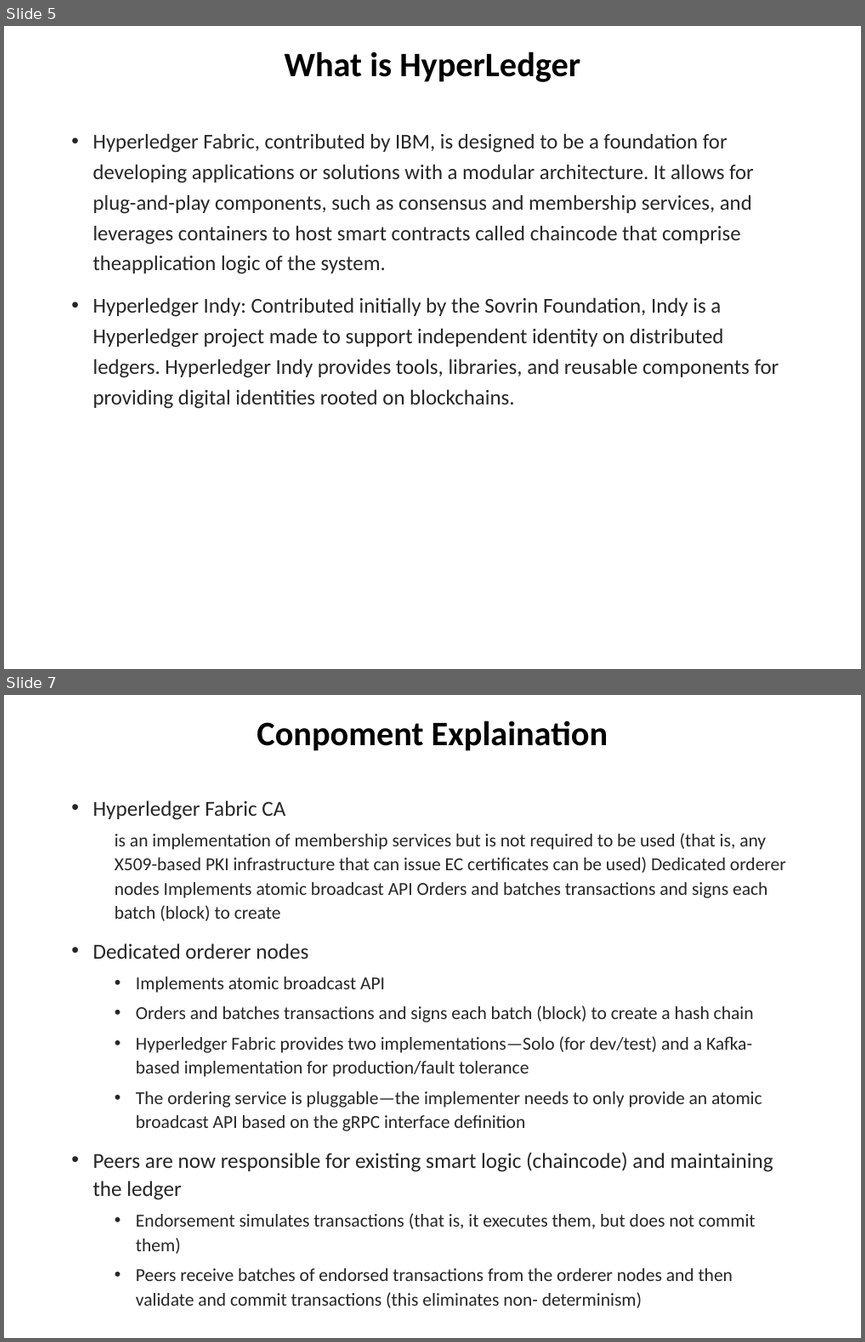
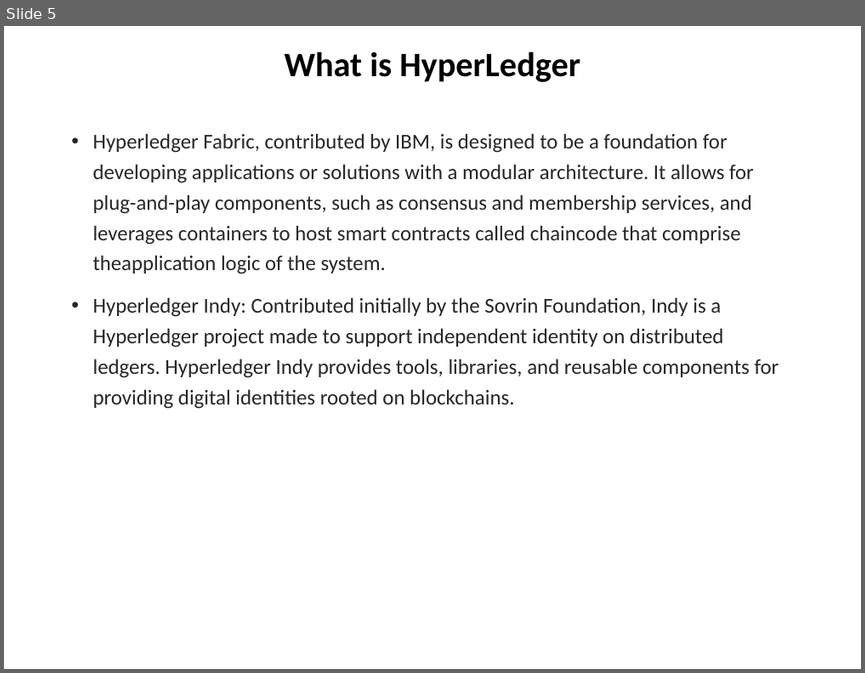
Before and after one commit to chuacw/SGUS-Slides, a slide deck: BCI - Day8 - Hyperledger 1 Intro.pptx. Shown one above the other, each under a label of ours: slides 5 and 7 before the commit, slide 5 after it; the slides between them are not shown. The pictures are 865x1342 and 865x673 pixels, drawn with LibreOffice and Linux fonts; fonts in the diff are those of the drawing. Boxes give left, top, right and bottom in pixels: in the first picture for what was removed or moved away, otherwise in the second. Text is boxed around its words. In the diff, an @@ line names an element or a change of style, - is before the commit and + after.

```diff
--- a/BCI - Day8 - Hyperledger 1 Intro.pptx
+++ b/BCI - Day8 - Hyperledger 1 Intro.pptx
@@ slide 7 removed at (x1=4, y1=695, x2=861, y2=1338), background #FFFFFF @@
@@ title removed at (x1=256, y1=721, x2=608, y2=751) @@
-Conpoment Explaination
@@ text removed at (x1=93, y1=800, x2=786, y2=1308) @@
-• Hyperledger Fabric CA
-  is an implementation of membership services but is not required to be used (that is, any X509-based PKI infrastructure that can issue EC certificates can be used) Dedicated orderer nodes Implements atomic broadcast API Orders and batches transactions and signs each batch (block) to create
-• Dedicated orderer nodes
-  • Implements atomic broadcast API
-  • Orders and batches transactions and signs each batch (block) to create a hash chain
-  • Hyperledger Fabric provides two implementations—Solo (for dev/test) and a Kafka-based implementation for production/fault tolerance
-  • The ordering service is pluggable—the implementer needs to only provide an atomic broadcast API based on the gRPC interface definition
-• Peers are now responsible for existing smart logic (chaincode) and maintaining the ledger
-  • Endorsement simulates transactions (that is, it executes them, but does not commit them)
-  • Peers receive batches of endorsed transactions from the orderer nodes and then validate and commit transactions (this eliminates non- determinism)
```
Also in this commit, not shown: 6 slides changed, 18 slides added, 3 other slides removed, 6 other files.
